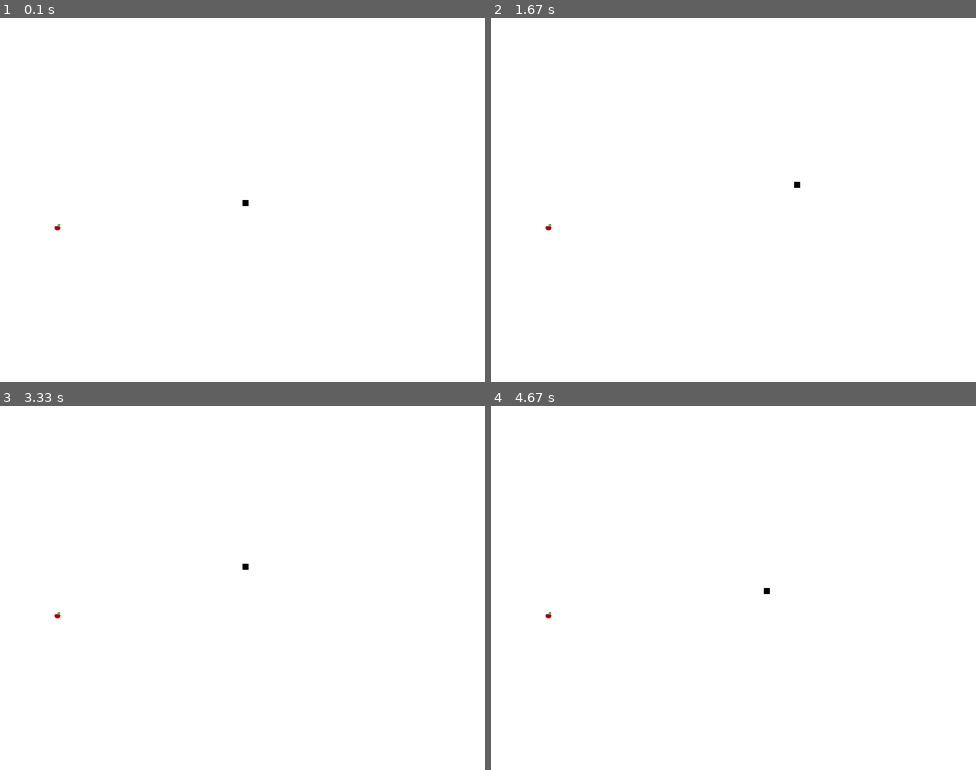
Above: before the commit, frames 1-4 (two rows, left to right).
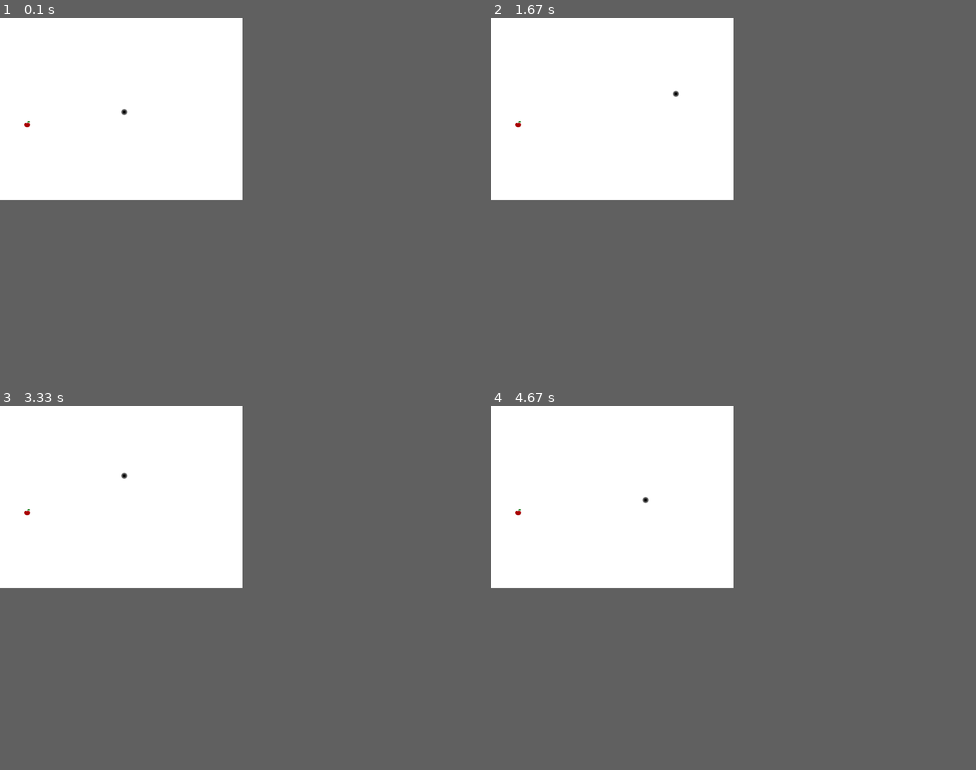
Above: after the commit, the same moments.

Repository: tsveti22/snake_pygame
Game: pygame game, started from snake.py
Two runs of this game, one before a commit and one after it. Both use one fixed random seed, a clock stepped at 60 frames per second and the inputs below.
Inputs:
- Up to frame 1 (0.1 s): no input
- Up to frame 2 (1.67 s): hold Right 0.33-0.8 s; hold Up 0.83-1.13 s; hold Right 1.17-1.63 s
- Up to frame 3 (3.33 s): hold Left 1.67-2.2 s; hold Down 2.23-2.53 s; hold Left 2.57-2.97 s; hold Up from 3 s (still down)
- Up to frame 4 (4.67 s): release Up at 3.37 s; hold Right 3.4-4.03 s; hold Down 4.07-4.43 s; hold Left from 4.47 s (still down)
In our replay, the window is 800x600 before the commit and 400x300 after it. These sizes can differ from the game's own. Grey fills any space a smaller window leaves; there, only what the larger window draws over its background counts as a difference.

The runs differ from the first frame. In frame 1, less than 0.1% of the frame differs, in the area x 5-52%, y 25-59%; in frame 2, less than 0.1%; in frame 3, less than 0.1%; in frame 4, less than 0.1%.

Commit message:
Added images and changed window size

Diff:
--- a/constants.py
+++ b/constants.py
@@ -14,13 +14,14 @@
 green = (0,155,0)
 
 # SIZE CONSTANTS
-DISPLAY_WIDTH = 800
-DISPLAY_HEIGHT = 600
+DISPLAY_WIDTH = 400
+DISPLAY_HEIGHT = 300
 BLOCK_SIZE = 10
 
 # FRAMES PER SECOND
 FPS = 10
 
 # Images
+headimg = pygame.image.load('head.png')
 body = pygame.image.load('body.png')
 apple = pygame.image.load('apple.png')
--- a/functions.py
+++ b/functions.py
@@ -33,9 +33,9 @@
 
 # Create snake body
 def snakeBody(BLOCK_SIZE,snakeList):
-    pygame.draw.rect(gameDisplay, black, [snakeList[-1][0],snakeList[-1][1], BLOCK_SIZE,BLOCK_SIZE])
+    gameDisplay.blit(headimg,(snakeList[-1][0], snakeList[-1][1]))
     for xy in snakeList[:-1]:
-        pygame.draw.rect(gameDisplay, green, [xy[0],xy[1], BLOCK_SIZE,BLOCK_SIZE])
+        gameDisplay.blit(body, (xy[0], xy[1]))
 
 # Show message on screen
 def screenMessage(msg,colour):
Binary file changed: apple.png
Binary file changed: body.png
Binary file added: head.png
